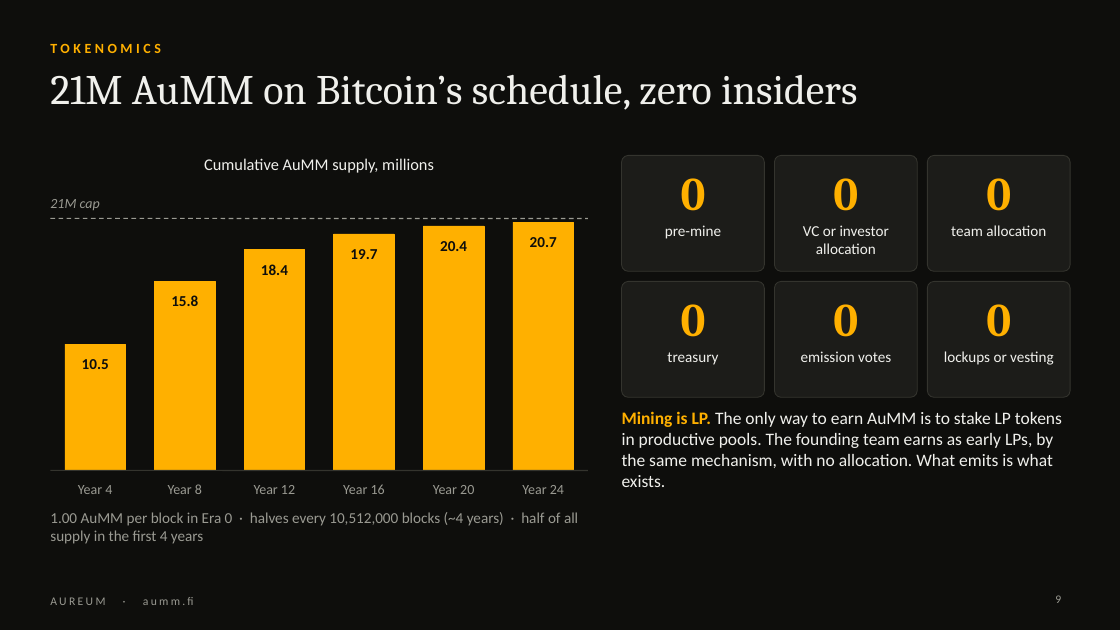
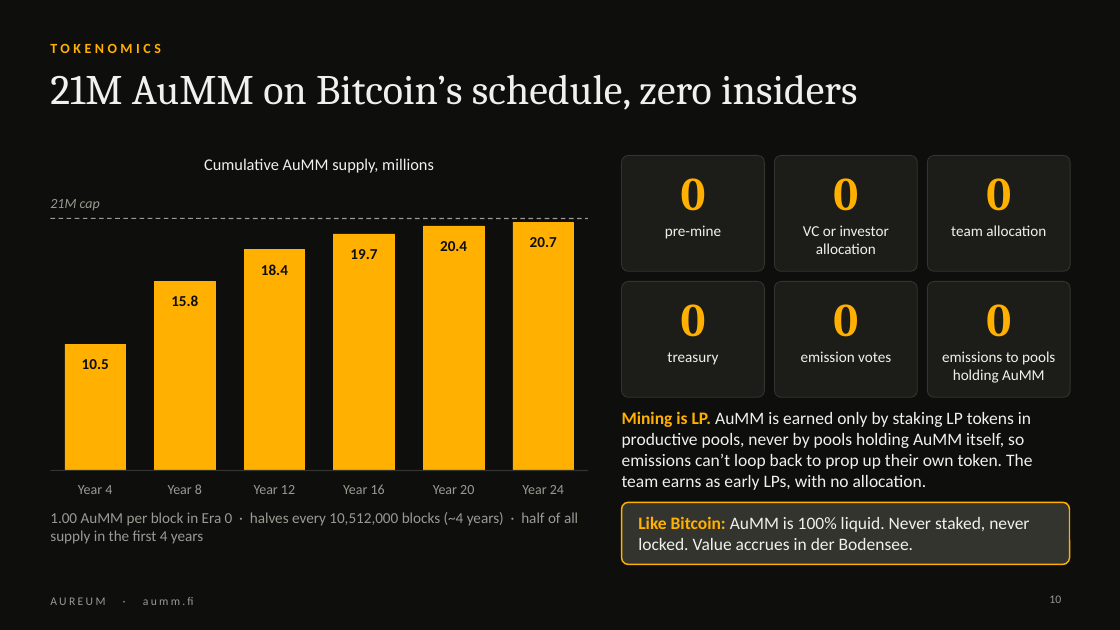
Before and after one commit to aummfi-bit/aumm-site, a slide deck: slide 10 of decks/Aureum_Intro_Nevin.pptx (slide 9 before the commit). Drawn at 1120x630 pixels with LibreOffice and Linux fonts; fonts in the diff are those of the drawing. Boxes give left, top, right and bottom in pixels: in the first picture for what was removed or moved away, otherwise in the second. Text is boxed around its words. In the diff, an @@ line names an element or a change of style, - is before the commit and + after.

```diff
--- a/decks/Aureum_Intro_Nevin.pptx
+++ b/decks/Aureum_Intro_Nevin.pptx
@@ text at bbox=[942, 351, 1055, 383]: text changed @@
-lockups or vesting
+emissions to pools holding AuMM
@@ text at bbox=[622, 411, 1032, 490]: text changed @@
-Mining is LP. The only way to earn AuMM is to stake LP tokens in productive pools. The founding team earns as early LPs, by the same mechanism, with no allocation. What emits is what exists.
+Mining is LP. AuMM is earned only by staking LP tokens in productive pools, never by pools holding AuMM itself, so emissions can’t loop back to prop up their own token. The team earns as early LPs, with no allocation.
@@ rounded rectangle added at bbox=[622, 502, 1070, 565], fill #34342E, outline #FFB000 1.25 pt @@
@@ text added at bbox=[638, 516, 1029, 550], 15 pt, text #F0F0EC @@
+Like Bitcoin: AuMM is 100% liquid. Never staked, never locked. Value accrues in der Bodensee.
@@ page number at bbox=[1049, 595, 1061, 603]: text changed @@
-9
+10
```
Also in this commit, not shown: 10 other slides changed, 1 slide added, 1 other file.
